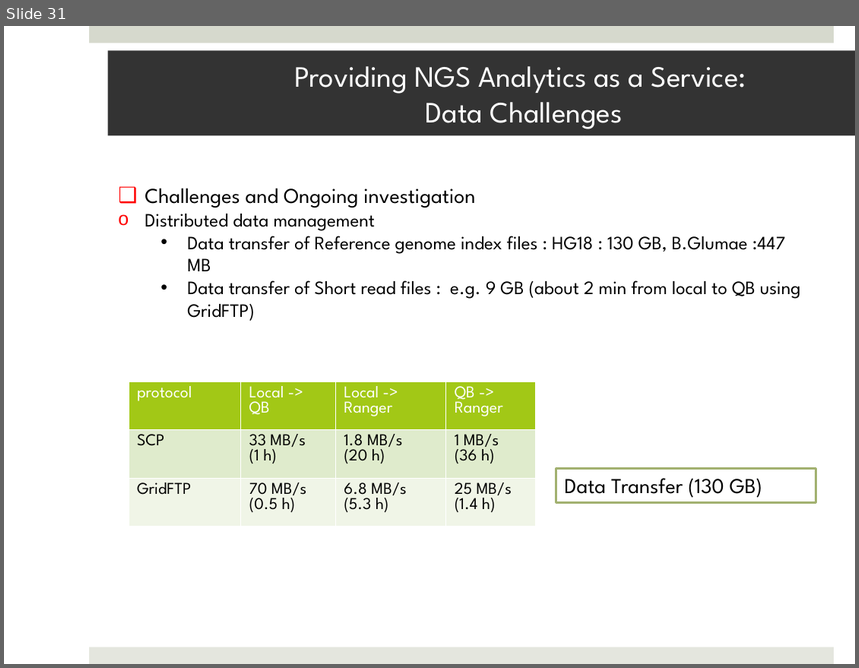
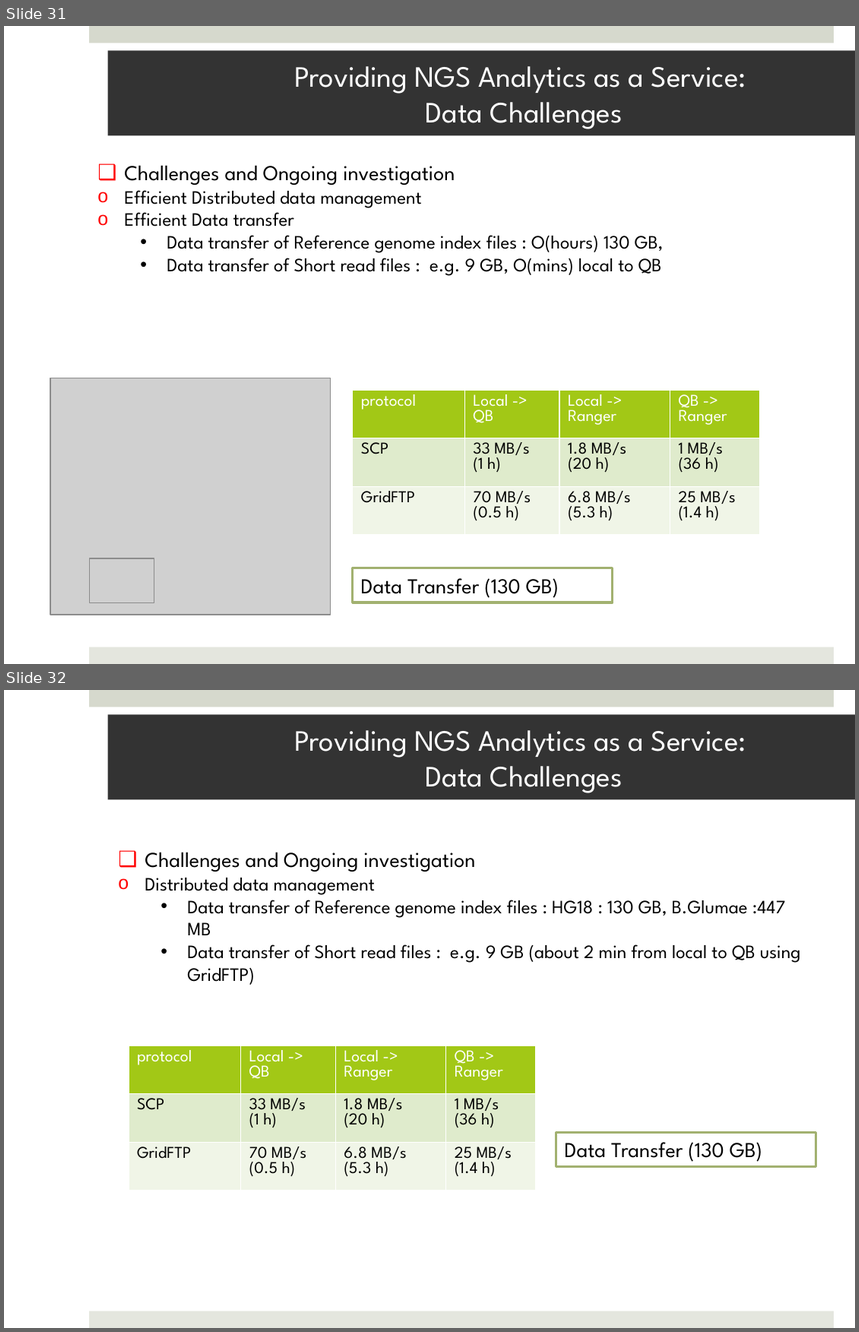
Before and after one commit to saga-project/saga-cpp-legacy-projects, a slide deck: saga-talks/abstractions_for_ls-microsoft.pptx. Shown one above the other, each under a label of ours: slide 31 before the commit, slides 31 and 32 after it. The pictures are 859x668 and 859x1332 pixels, drawn with LibreOffice and Linux fonts; fonts in the diff are those of the drawing; grey boxes stand for pictures; background and template pictures are left out. Boxes give left, top, right and bottom in pixels: in the first picture for what was removed or moved away, otherwise in the second. Text is boxed around its words. In the diff, an @@ line names an element or a change of style, - is before the commit and + after.

```diff
--- a/saga-talks/abstractions_for_ls-microsoft.pptx
+++ b/saga-talks/abstractions_for_ls-microsoft.pptx
@@ slide 31 added at bbox=[4, 26, 855, 664], background #FFFFFF; not listed: 2 template elements that a slide beside it also shows @@
@@ title added at bbox=[108, 50, 855, 135], fill #333333, 25 pt, text #FFFFFF @@
+Providing NGS Analytics as a Service:
+Data Challenges
@@ text added at bbox=[124, 165, 664, 276], 16 pt, text #000000 @@
+❑ Challenges and Ongoing investigation
+o Efficient Distributed data management
+o Efficient Data transfer
+  • Data transfer of Reference genome index files : O(hours) 130 GB,
+  • Data transfer of Short read files : e.g. 9 GB, O(mins) local to QB
@@ picture added at bbox=[50, 379, 330, 615] @@
@@ table added at bbox=[353, 390, 761, 535], 3 rows, 4 columns @@
+protocol | Local -> QB | Local -> Ranger | QB -> Ranger
+SCP | 33 MB/s (1 h) | 1.8 MB/s / (20 h) | 1 MB/s / (36 h)
+GridFTP | 70 MB/s / (0.5 h) | 6.8 MB/s / (5.3 h) | 25 MB/s / (1.4 h)
@@ picture added at bbox=[89, 559, 154, 603] @@
@@ rectangle added at bbox=[353, 568, 614, 602], fill #FFFFFF, outline #A2B170 2 pt, 18 pt, text #000000 @@
+Data Transfer (130 GB)
@@ what was slide 31 is now slide 32 @@
```
Also in this commit, not shown: 14 slides changed, 2 other slides added, 6 slides removed.
